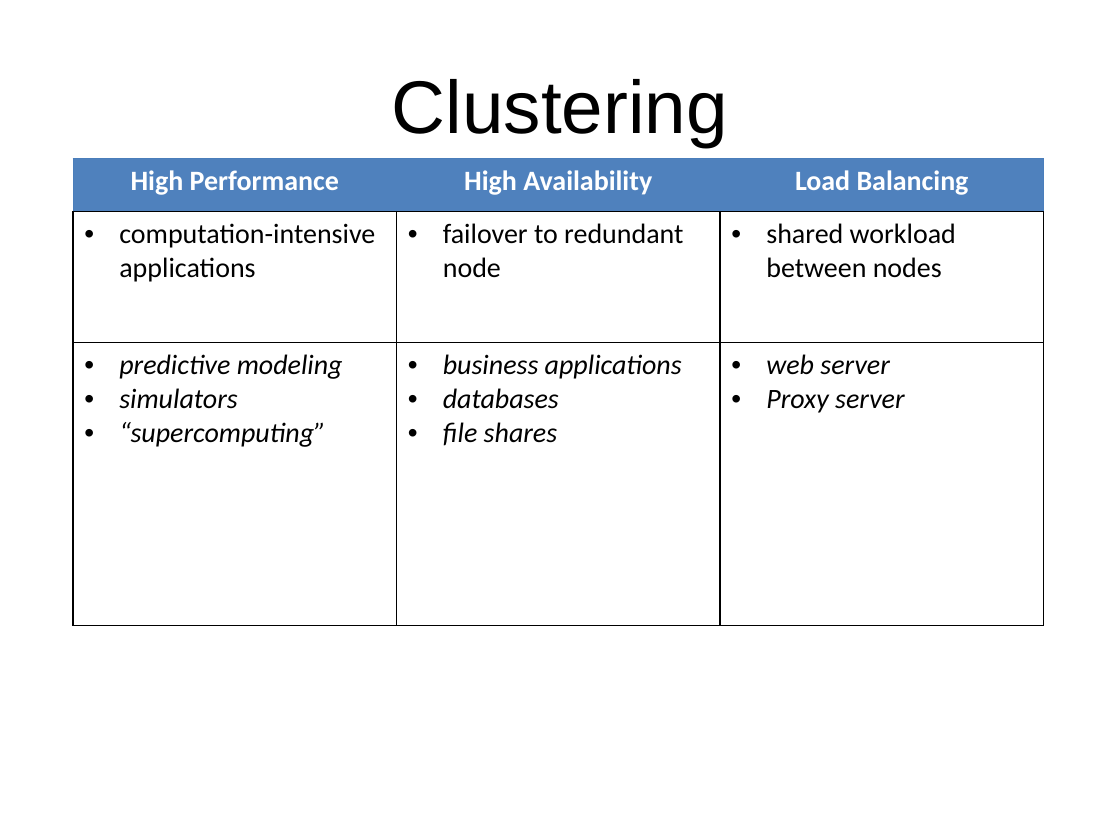
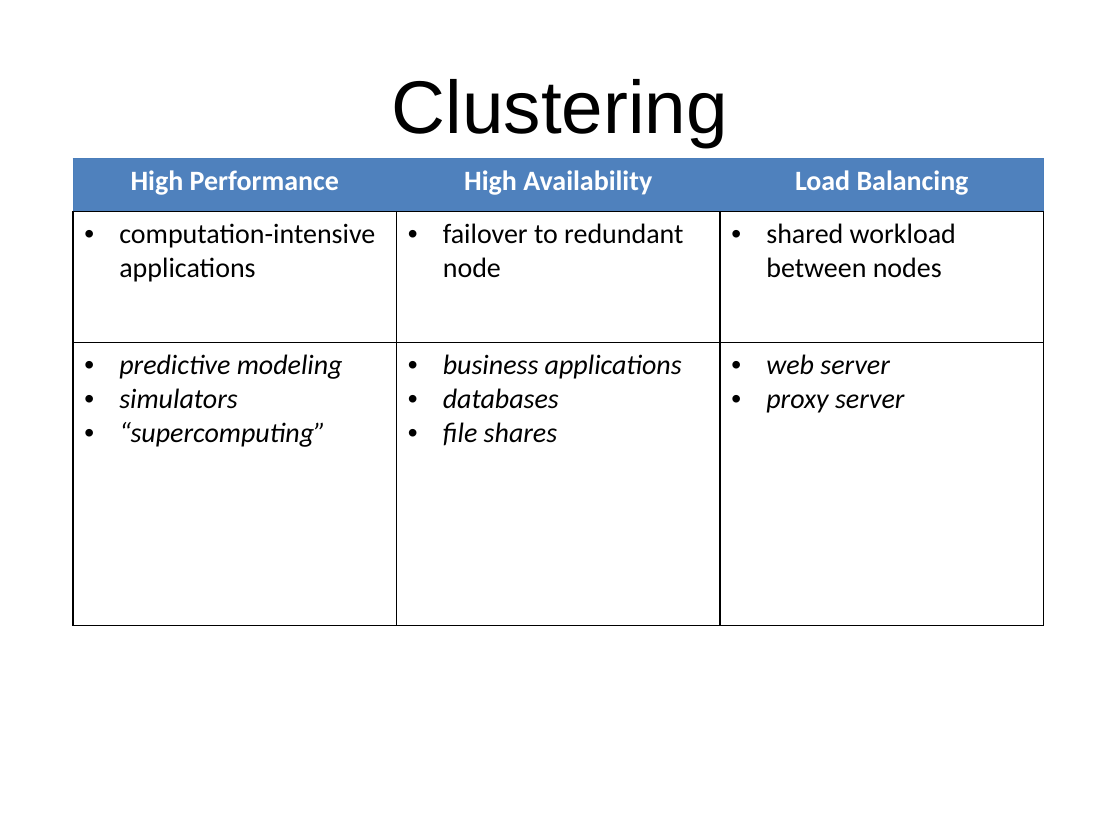
Before and after one commit to dsietz/datadot, a slide deck: slide 7 of Building Clustered Applications in a Distributed Architecture.pptx. Drawn at 1120x840 pixels with LibreOffice and Linux fonts; fonts in the diff are those of the drawing. Boxes give left, top, right and bottom in pixels: in the first picture for what was removed or moved away, otherwise in the second. Text is boxed around its words. In the diff, an @@ line names an element or a change of style, - is before the commit and + after.

```diff
--- a/Building Clustered Applications in a Distributed Architecture.pptx
+++ b/Building Clustered Applications in a Distributed Architecture.pptx
@@ table at bbox=[73, 159, 1044, 626] @@
-row 3, column 3: web server / Proxy server
+row 3, column 3: web server / proxy server
```
Also in this commit, not shown: 7 other slides changed, 28 slides added, 1 slide removed, 1 other file.
